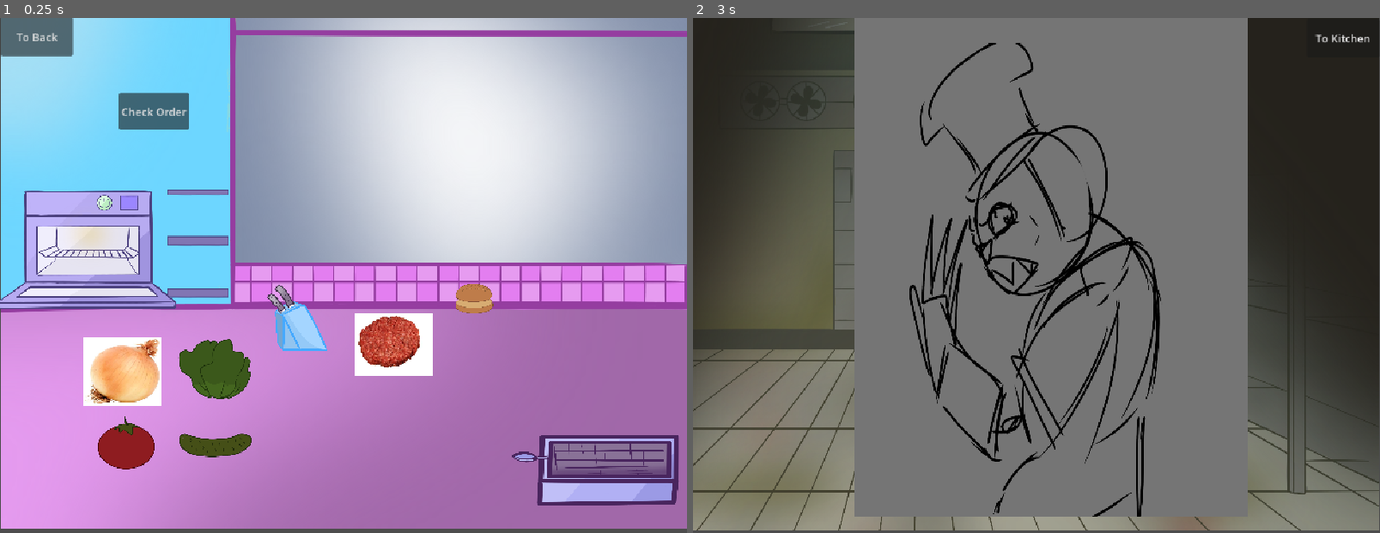
Above: before the commit, frames 1-2 (left to right).
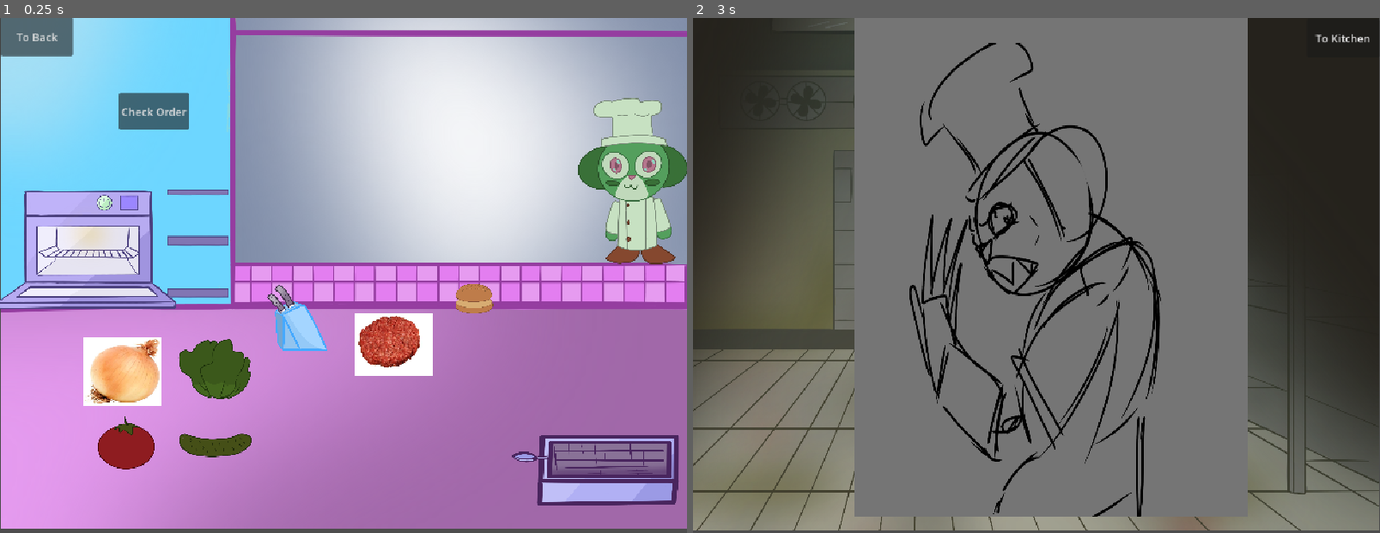
Above: after the commit, the same moments.

Repository: Loosee64/GMTK2026
Game: Godot game, scene res://Scenes/screens/main.tscn
Same seed, same stepped clock (60 frames per second), same inputs: the game is played once before the commit and once after it.
Inputs:
- Up to frame 1 (0.25 s): no input
- Up to frame 2 (3 s): click "Check Order" at 0.5 s; click "Check Order" at 1.25 s; click "Check Order" at 2 s; click "To Back" at 2.75 s

The runs differ from the first frame. In frame 1, 3.0% of the frame differs, in the area x 84-100%, y 15-48%; in frame 2, nothing differs.

Commit message:
Basic chef aggression

Diff:
--- /dev/null
+++ b/Scenes/screens/chef_kitchen.gd
@@ -0,0 +1,19 @@
+extends AnimatedSprite2D
+
+var current_mood = 0
+var aggression = 0
+var aggression_modifier = 1.0
+
+func _ready() -> void:
+	get_parent().get_parent().mistake.connect(anger_chef)
+	get_parent().get_parent().calm_chef.connect(calm_chef)
+
+
+func anger_chef(strength):
+	aggression += strength * aggression_modifier
+	play("default")
+	print("anger chef")
+
+func calm_chef(strength):
+	aggression -= strength
+	print("calm chef")
--- a/Scenes/screens/kitchen.tscn
+++ b/Scenes/screens/kitchen.tscn
@@ -15,6 +15,9 @@
 [ext_resource type="Texture2D" uid="uid://bvebqemys77fb" path="res://Assets/Burger/PickleWhole.png" id="11_h1bgf"]
 [ext_resource type="Texture2D" uid="uid://8h6wnoiay3pq" path="res://Assets/oniontemp.jpg" id="15_h1bgf"]
 [ext_resource type="Texture2D" uid="uid://cuj15haf1dg3j" path="res://Assets/Burger/TomatoWhole.png" id="16_b3802"]
+[ext_resource type="Texture2D" uid="uid://24qyi3kvpxkl" path="res://Assets/Chef/chef_phase_1.png" id="16_pvose"]
+[ext_resource type="Texture2D" uid="uid://bkmr3jjmukkxb" path="res://Assets/Chef/chef_phase_2.png" id="17_tj5w6"]
+[ext_resource type="Script" uid="uid://cjvmibdelmdq3" path="res://Scenes/screens/chef_kitchen.gd" id="18_tj5w6"]
 
 [sub_resource type="RectangleShape2D" id="RectangleShape2D_dtglo"]
 size = Vector2(121, 120)
@@ -49,9 +52,76 @@
 [sub_resource type="RectangleShape2D" id="RectangleShape2D_mkvl2"]
 size = Vector2(89, 79)
 
+[sub_resource type="SpriteFrames" id="SpriteFrames_u0ya7"]
+animations = [{
+"frames": [{
+"duration": 0.1,
+"texture": ExtResource("16_pvose")
+}, {
+"duration": 1.0,
+"texture": ExtResource("17_tj5w6")
+}, {
+"duration": 1.0,
+"texture": ExtResource("16_pvose")
+}],
+"loop": 0,
+"name": &"default",
+"speed": 5.0
+}]
+
+[sub_resource type="Animation" id="Animation_tj5w6"]
+length = 0.001
+tracks/0/type = "value"
+tracks/0/imported = false
+tracks/0/enabled = true
+tracks/0/path = NodePath(".:animation")
+tracks/0/interp = 1
+tracks/0/loop_wrap = true
+tracks/0/keys = {
+"times": PackedFloat32Array(0),
+"transitions": PackedFloat32Array(1),
+"update": 1,
+"values": [&"default"]
+}
+
+[sub_resource type="Animation" id="Animation_h6c0o"]
+resource_name = "chef_1_anger"
+tracks/0/type = "value"
+tracks/0/imported = false
+tracks/0/enabled = true
+tracks/0/path = NodePath(".:animation")
+tracks/0/interp = 1
+tracks/0/loop_wrap = true
+tracks/0/keys = {
+"times": PackedFloat32Array(0.03333336),
+"transitions": PackedFloat32Array(1),
+"update": 1,
+"values": [&"default"]
+}
+tracks/1/type = "method"
+tracks/1/imported = false
+tracks/1/enabled = true
+tracks/1/path = NodePath(".")
+tracks/1/interp = 1
+tracks/1/loop_wrap = true
+tracks/1/keys = {
+"times": PackedFloat32Array(0),
+"transitions": PackedFloat32Array(1),
+"values": [{
+"args": [&"", 1.0, false],
+"method": &"play"
+}]
+}
+
+[sub_resource type="AnimationLibrary" id="AnimationLibrary_a3tha"]
+_data = {
+&"RESET": SubResource("Animation_tj5w6"),
+&"chef_1_anger": SubResource("Animation_h6c0o")
+}
+
 [node name="Node2D" type="Node2D" unique_id=669976395]
 
-[node name="TextureRect" type="TextureRect" parent="." unique_id=85015130]
+[node name="Background" type="TextureRect" parent="." unique_id=85015130]
 offset_right = 1025.0
 offset_bottom = 763.0
 texture = ExtResource("1_fdnlq")
@@ -103,7 +173,7 @@
 position = Vector2(4, 86.5)
 shape = SubResource("RectangleShape2D_u0ya7")
 
-[node name="Button" type="Button" parent="." unique_id=1864972611]
+[node name="CheckOrder" type="Button" parent="." unique_id=1864972611]
 offset_left = 176.0
 offset_top = 113.0
 offset_right = 269.0
@@ -136,7 +206,7 @@
 position = Vector2(-671, 188)
 shape = SubResource("RectangleShape2D_kwmae")
 
-[node name="IngredientSpawns" type="Node" parent="." unique_id=1335391484]
+[node name="IngredientSpawns" type="Node2D" parent="." unique_id=1608666470]
 
 [node name="IngredientBurger" parent="IngredientSpawns" unique_id=1158054680 instance=ExtResource("3_8gbba")]
 visible = false
@@ -249,4 +319,13 @@
 position = Vector2(28.5, 9.5)
 shape = SubResource("RectangleShape2D_mkvl2")
 
-[connection signal="pressed" from="Button" to="Button" method="_on_pressed"]
+[node name="Chef" type="AnimatedSprite2D" parent="." unique_id=240256092]
+position = Vector2(956, 248)
+scale = Vector2(0.2561404, 0.2435185)
+sprite_frames = SubResource("SpriteFrames_u0ya7")
+script = ExtResource("18_tj5w6")
+
+[node name="AnimationPlayer" type="AnimationPlayer" parent="Chef" unique_id=1723739690]
+libraries/ = SubResource("AnimationLibrary_a3tha")
+
+[connection signal="pressed" from="CheckOrder" to="CheckOrder" method="_on_pressed"]
--- a/Scenes/screens/main.gd
+++ b/Scenes/screens/main.gd
@@ -2,6 +2,9 @@
 
 @onready var kitchen: Node2D = $Kitchen
 @onready var back_room: Node2D = $BackRoom
+
+signal mistake(strength)
+signal calm_chef(strength)
 
 func _on_switch_to_back_pressed() -> void:
 	kitchen.visible = false
@@ -11,3 +14,9 @@
 func _on_switch_to_kitchen_pressed() -> void:
 	kitchen.visible = true
 	back_room.visible = false
+
+func _input(event: InputEvent) -> void:
+	if event.is_action_pressed("tempMad"):
+		mistake.emit(10)
+	if event.is_action_pressed("tempCalm"):
+		calm_chef.emit(10)
--- a/Scenes/the_line.tscn
+++ b/Scenes/the_line.tscn
@@ -4,7 +4,7 @@
 [ext_resource type="PackedScene" uid="uid://d1dnmfhm5dhtt" path="res://Scenes/placeable_space.tscn" id="2_trci8"]
 
 [sub_resource type="RectangleShape2D" id="RectangleShape2D_u0ya7"]
-size = Vector2(640, 58)
+size = Vector2(523, 58)
 
 [node name="Node2D" type="Node2D" unique_id=1341072480]
 script = ExtResource("1_i5txc")
@@ -12,7 +12,7 @@
 [node name="PlaceableSpace" parent="." unique_id=576513465 instance=ExtResource("2_trci8")]
 
 [node name="CollisionShape2D" type="CollisionShape2D" parent="PlaceableSpace" unique_id=620011903]
-position = Vector2(310, 19)
+position = Vector2(251.5, 19)
 shape = SubResource("RectangleShape2D_u0ya7")
 
 [connection signal="area_entered" from="PlaceableSpace" to="." method="_on_placeable_space_area_entered"]
--- a/project.godot
+++ b/project.godot
@@ -33,6 +33,16 @@
 "events": [Object(InputEventMouseButton,"resource_local_to_scene":false,"resource_name":"","device":-1,"window_id":0,"a …(253 unchanged characters)…
 ]
 }
+tempMad={
+"deadzone": 0.2,
+"events": [Object(InputEventKey,"resource_local_to_scene":false,"resource_name":"","device":16,"window_id":0,"alt_pressed":false,"shift_pressed":false,"ctrl_pressed":false,"meta_pressed":false,"pressed":false,"keycode":0,"physical_keycode":4194332,"key_label":0,"unicode":0,"location":0,"echo":false,"script":null)
+]
+}
+tempCalm={
+"deadzone": 0.2,
+"events": [Object(InputEventKey,"resource_local_to_scene":false,"resource_name":"","device":-1,"window_id":0,"alt_pressed":false,"shift_pressed":false,"ctrl_pressed":false,"meta_pressed":false,"pressed":false,"keycode":0,"physical_keycode":4194333,"key_label":0,"unicode":0,"location":0,"echo":false,"script":null)
+]
+}
 
 [physics]
 
Binary file added: Assets/Chef/chef_phase_1.png
Not shown, added: Assets/Chef/chef_phase_1.png.import
Binary file added: Assets/Chef/chef_phase_2.png
Not shown, added: Assets/Chef/chef_phase_2.png.import
Not shown, added: Scenes/screens/chef_kitchen.gd.uid
